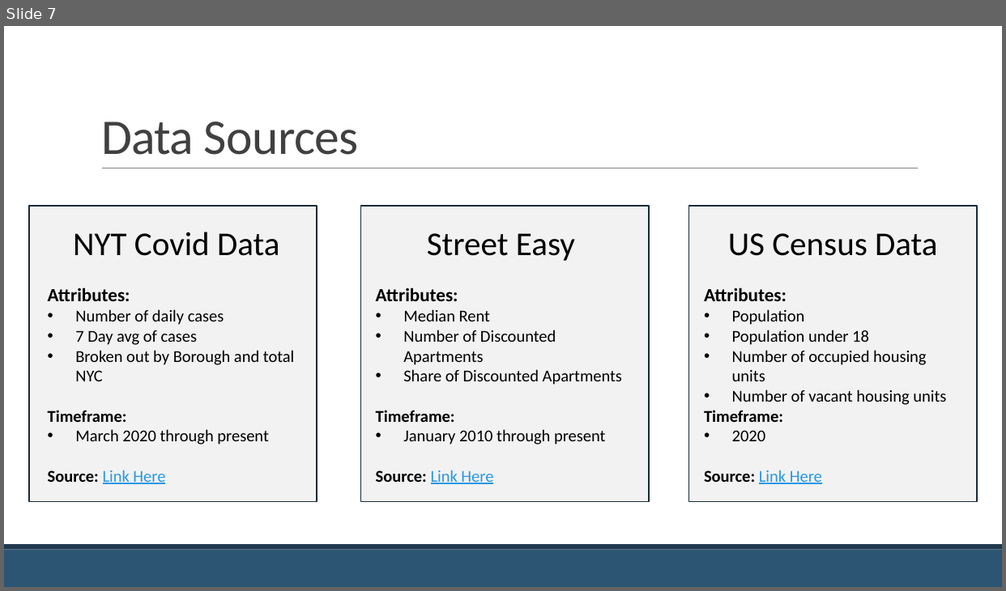
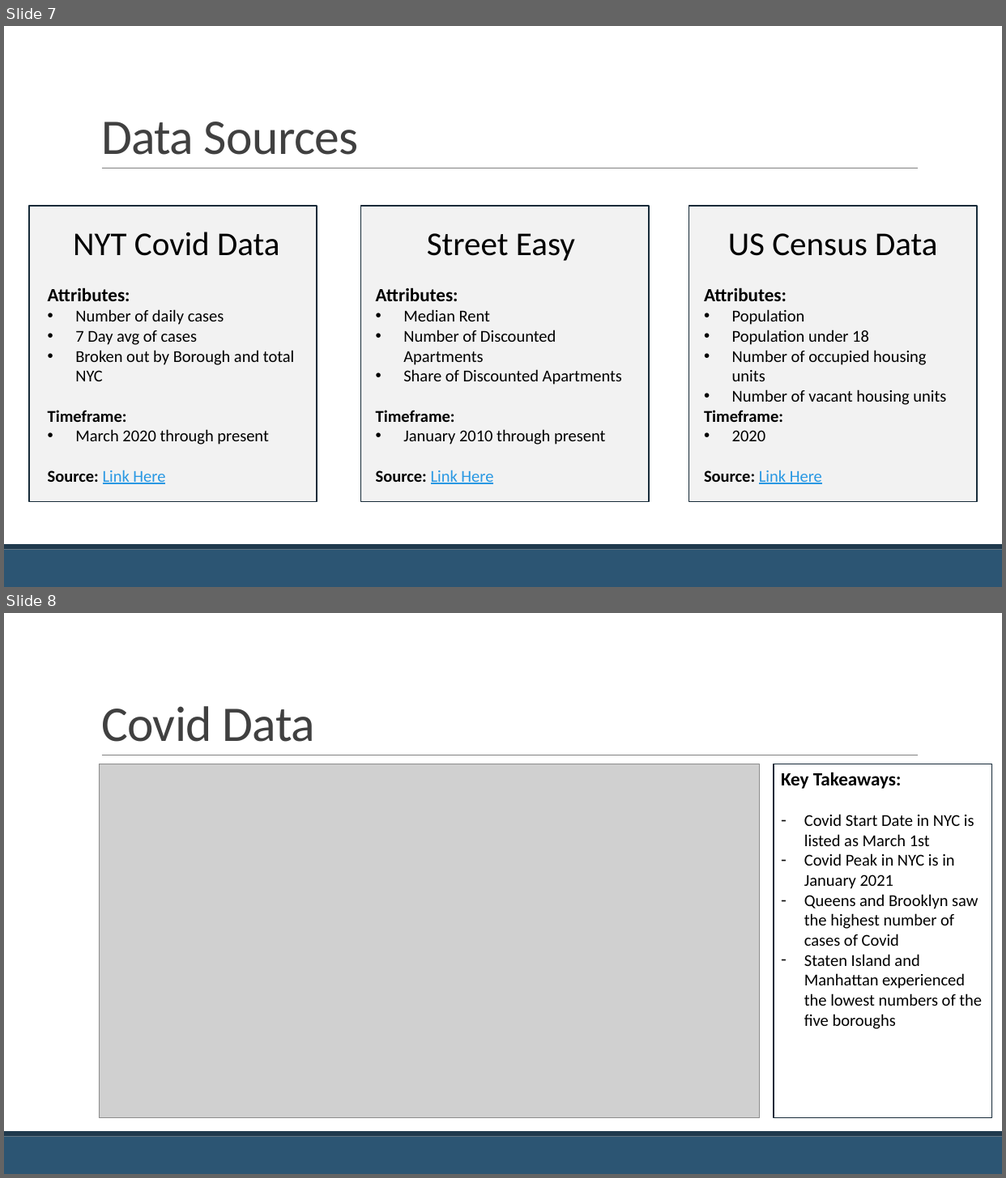
Before and after one commit to jackcopeland11/nyc_apartment_rent_analysis, a slide deck: Covid-19 and the NYC Apartment Market.pptx. Shown one above the other, each under a label of ours: slide 7 before the commit, slides 7 and 8 after it. The pictures are 1006x591 and 1006x1178 pixels, drawn with LibreOffice and Linux fonts; fonts in the diff are those of the drawing; grey boxes stand for pictures. Boxes give left, top, right and bottom in pixels: in the first picture for what was removed or moved away, otherwise in the second. Text is boxed around its words. In the diff, an @@ line names an element or a change of style, - is before the commit and + after.

```diff
--- a/Covid-19 and the NYC Apartment Market.pptx
+++ b/Covid-19 and the NYC Apartment Market.pptx
@@ slide 8 added at [4,613,1002,1174], background #FFFFFF; not listed: 3 template elements that a slide beside it also shows @@
@@ title added at [101,706,315,742], 48 pt, text #404040 @@
+Covid Data
@@ picture added at [99,764,760,1118] @@
@@ rectangle added at [774,764,992,1118], fill #FFFFFF, outline #172A39 1 pt, 16 pt, text #000000 @@
+Key Takeaways:
+– Covid Start Date in NYC is listed as March 1st
+– Covid Peak in NYC is in January 2021
+– Queens and Brooklyn saw the highest number of cases of Covid
+– Staten Island and Manhattan experienced the lowest numbers of the five boroughs
```
Also in this commit, not shown: 1 slide changed, 4 other slides added, 1 slide removed, 7 other files.
